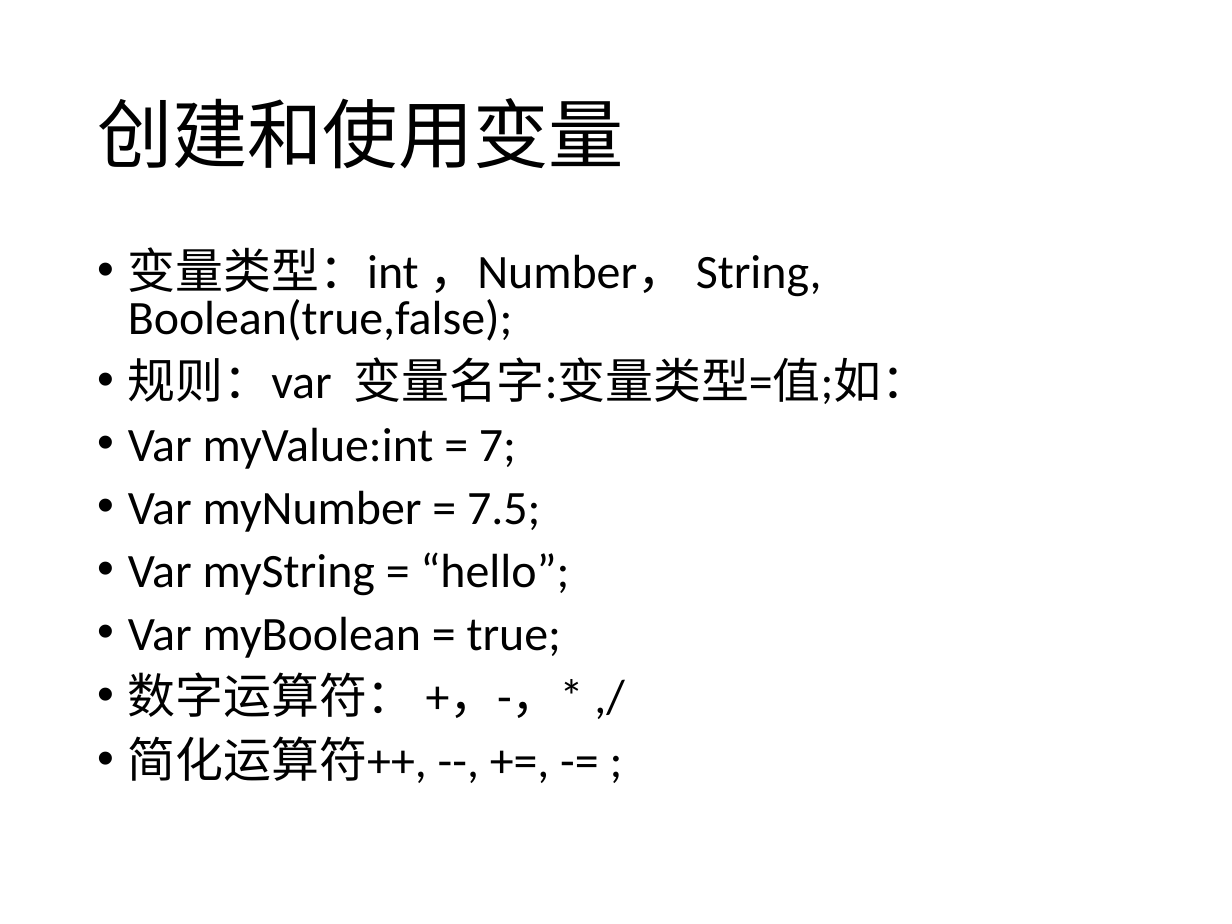
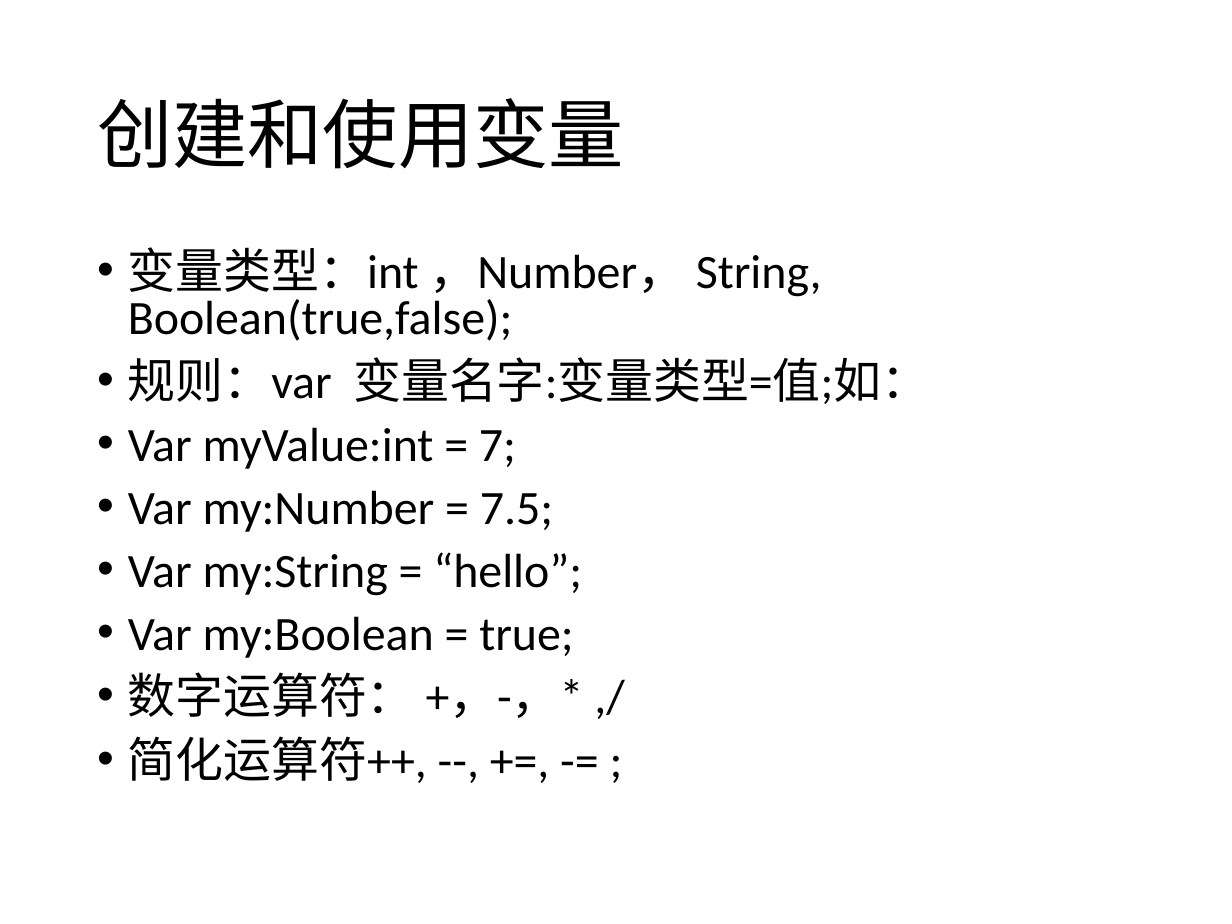
Before and after one commit to zhinan18/test, a slide deck: slide 3 of flash.pptx. Drawn at 1232x924 pixels with LibreOffice and Linux fonts; fonts in the diff are those of the drawing. Boxes give left, top, right and bottom in pixels: in the first picture for what was removed or moved away, otherwise in the second. Text is boxed around its words. In the diff, an @@ line names an element or a change of style, - is before the commit and + after.

Commit message:
update hellow

```diff
--- a/flash.pptx
+++ b/flash.pptx
@@ text at (128, 490, 582, 658): text changed @@
-• Var myNumber = 7.5;
-• Var myString = “hello”;
-• Var myBoolean = true;
+• Var my:Number = 7.5;
+• Var my:String = “hello”;
+• Var my:Boolean = true;
```
Also in this commit, not shown: 2 other slides changed, 5 other files.
